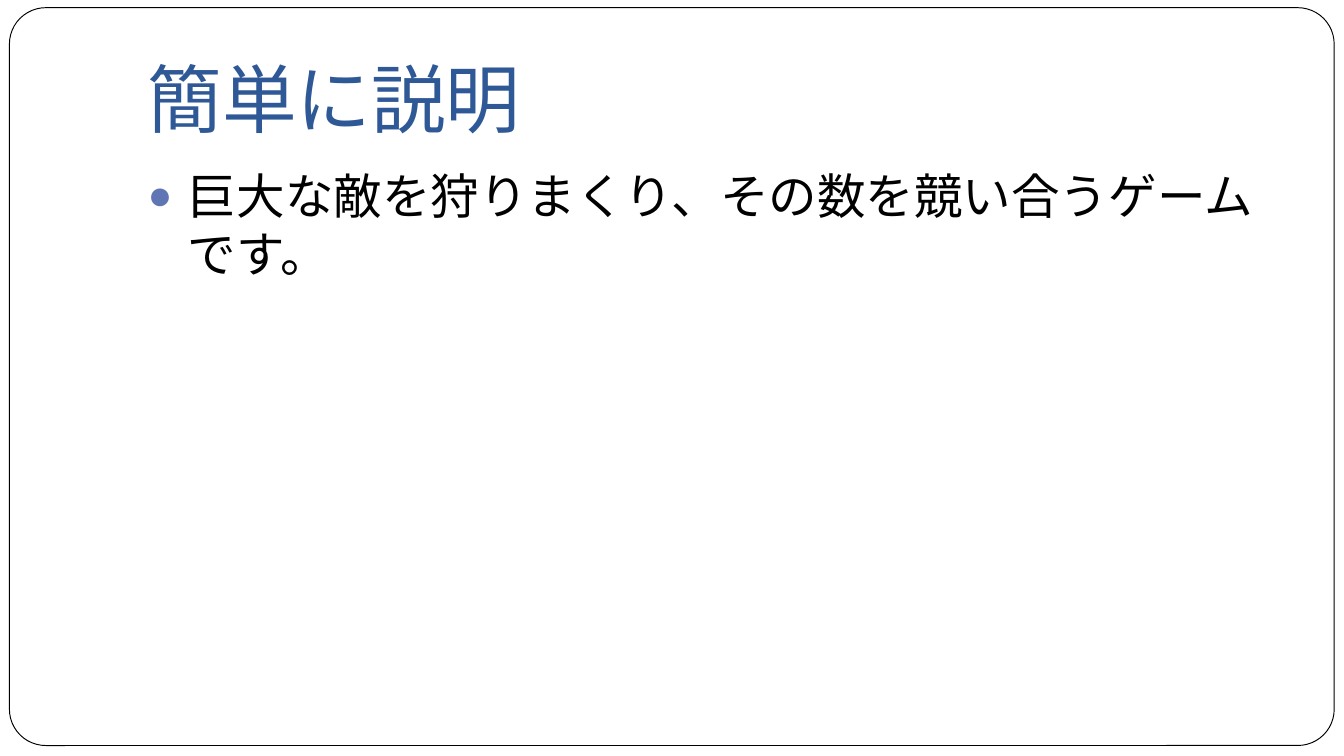
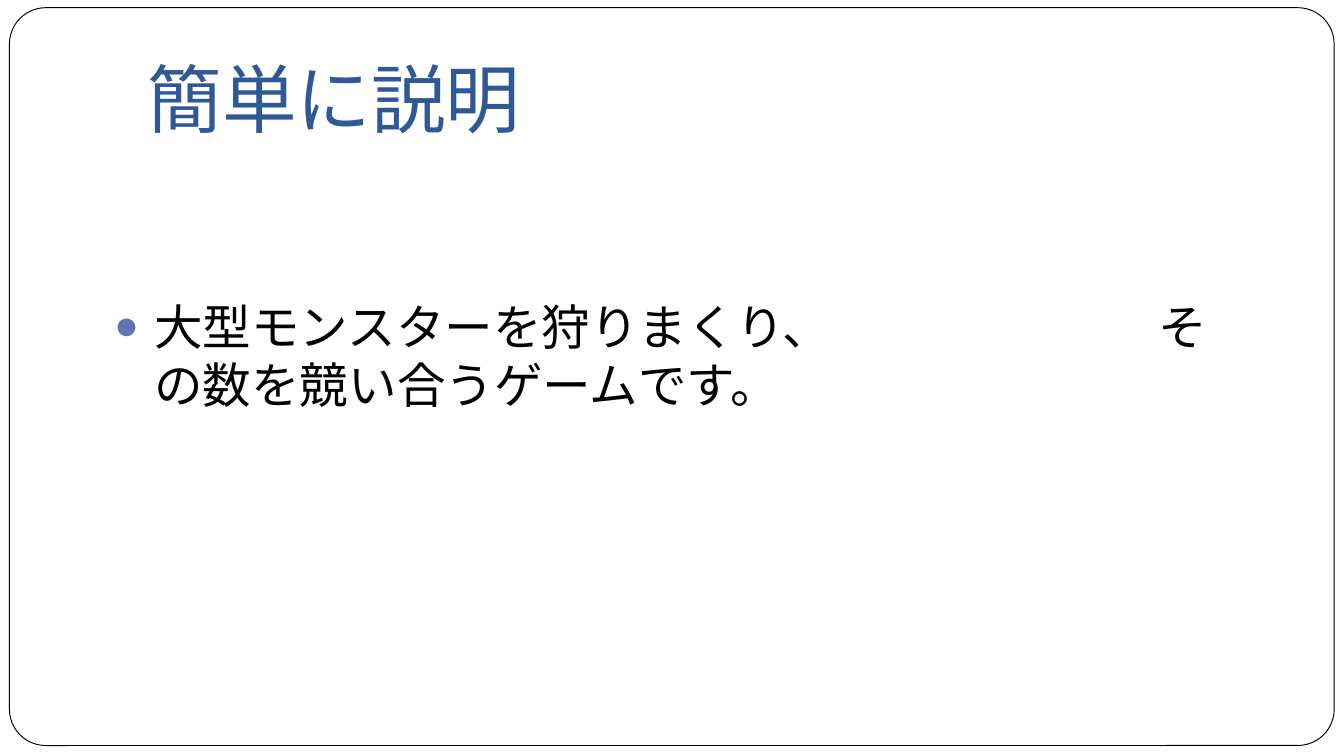
Before and after one commit to NyamLand/VSRPG, a slide deck: slide 12 of 仕様/プレゼンテーション/第一回発表.pptx. Drawn at 1344x756 pixels with LibreOffice and Linux fonts; fonts in the diff are those of the drawing. Boxes give left, top, right and bottom in pixels: in the first picture for what was removed or moved away, otherwise in the second. Text is boxed around its words. In the diff, an @@ line names an element or a change of style, - is before the commit and + after.

```diff
--- a/仕様/プレゼンテーション/第一回発表.pptx
+++ b/仕様/プレゼンテーション/第一回発表.pptx
@@ text at (x1=154, y1=304, x2=831, y2=407): text changed @@
-● 巨大な敵を狩りまくり、その数を競い合うゲームです。
+● 大型モンスターを狩りまくり、 その数を競い合うゲームです。
```
Also in this commit, not shown: 4 other slides changed, 3 slides added, 6 other files.
